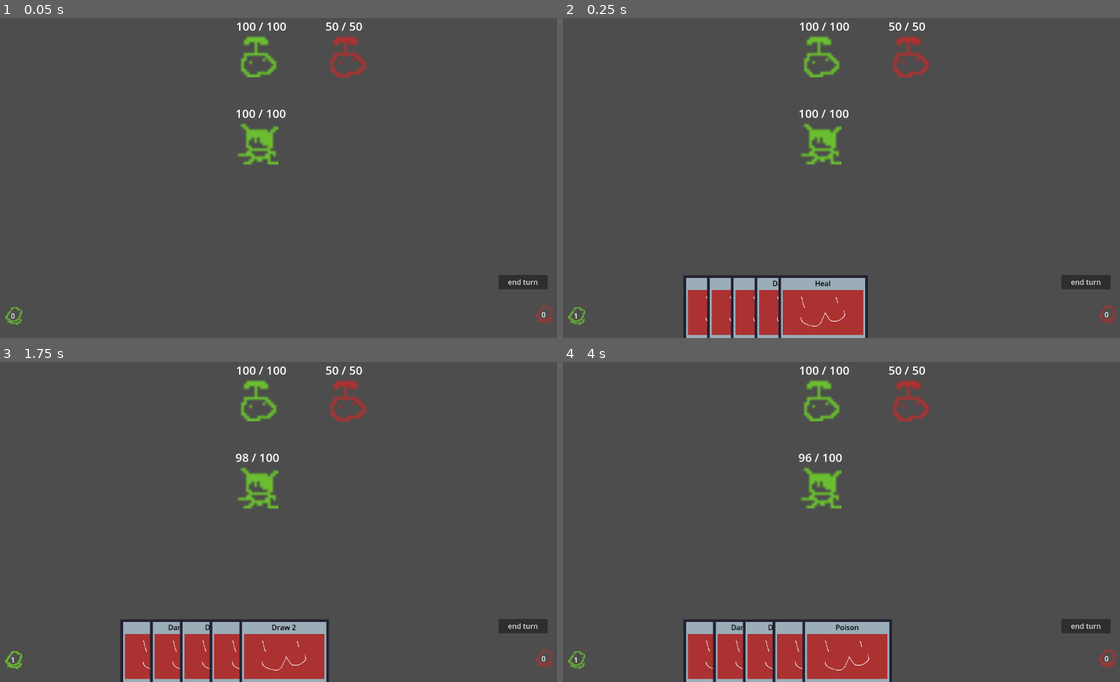
Above: before the commit, frames 1-4 (two rows, left to right).
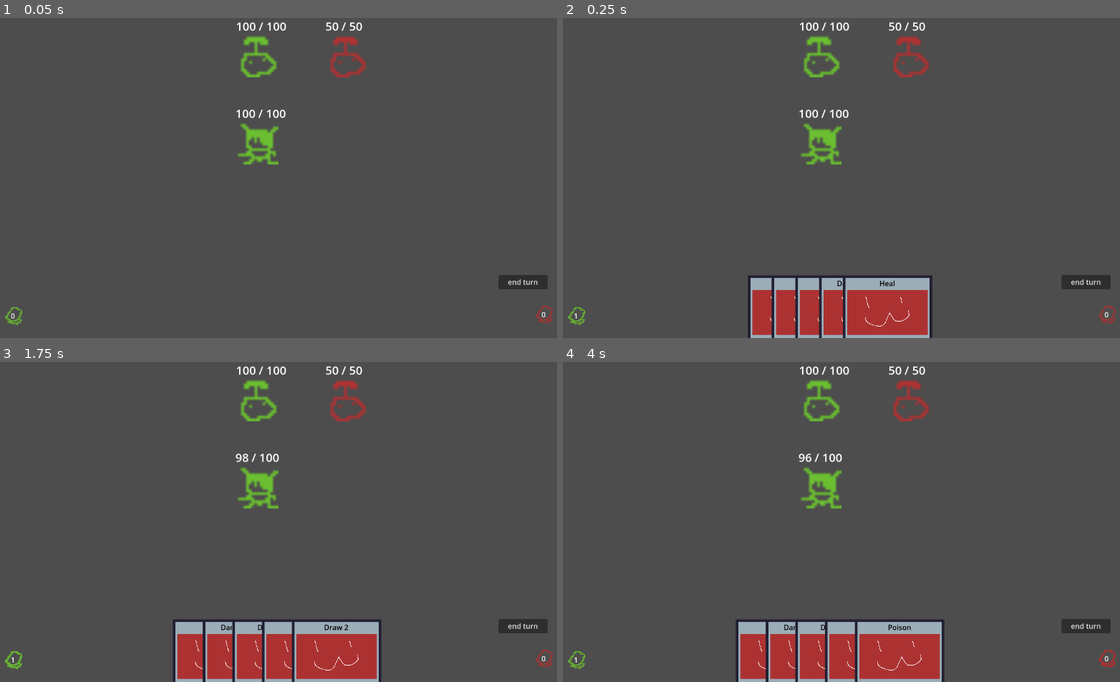
Above: after the commit, the same moments.

Repository: Saplings-Projects/1M_sub
Game: Godot game, scene res://#Scenes/TestingScene.tscn
Same seed, same stepped clock (60 frames per second), same inputs: the game is played once before the commit and once after it.
Inputs:
- Up to frame 1 (0.05 s): no input
- Up to frame 2 (0.25 s): no input
- Up to frame 3 (1.75 s): click "end turn" at 0.5 s; click "1" at 1.25 s
- Up to frame 4 (4 s): click "0" at 2 s; click "end turn" at 2.75 s; click "5" at 3.5 s

Frame 1 is identical in both runs. In frame 2, 5.8% of the frame differs, in the area x 21-67%, y 80-100%; in frame 3, 5.2%; in frame 4, 5.2%.

Commit message:
Change CardContainer and CardWorld to Control
Change from Node2D to Control, this way we can anchor the CardContainer to the bottom of the screen

Diff:
--- a/#Scenes/TestingScene.tscn
+++ b/#Scenes/TestingScene.tscn
@@ -16,8 +16,6 @@
 [node name="Player" parent="." instance=ExtResource("3_4psp7")]
 position = Vector2(595, 284)
 
-[node name="CardContainer" parent="." instance=ExtResource("3_e7sws")]
-
 [node name="CanvasLayer" type="CanvasLayer" parent="."]
 
 [node name="UIControl" type="Control" parent="CanvasLayer"]
@@ -28,6 +26,19 @@
 grow_horizontal = 2
 grow_vertical = 2
 mouse_filter = 2
+
+[node name="CardContainer" parent="CanvasLayer/UIControl" instance=ExtResource("3_e7sws")]
+layout_mode = 1
+anchors_preset = 7
+anchor_left = 0.5
+anchor_top = 1.0
+anchor_right = 0.5
+anchor_bottom = 1.0
+grow_horizontal = 2
+grow_vertical = 0
+card_hovered_offset = null
+starting_hand_size = null
+max_hand_size = null
 
 [node name="EndTurnButton" type="Button" parent="CanvasLayer/UIControl"]
 layout_mode = 1
--- a/Cards/Card.tscn
+++ b/Cards/Card.tscn
@@ -10,7 +10,9 @@
 [sub_resource type="LabelSettings" id="LabelSettings_ooxvf"]
 font_color = Color(0, 0, 0, 1)
 
-[node name="Card" type="Node2D"]
+[node name="Card" type="Control"]
+layout_mode = 3
+anchors_preset = 0
 script = ExtResource("1_4el5m")
 
 [node name="ClickHandler" type="Node" parent="."]
@@ -20,7 +22,7 @@
 script = ExtResource("6_qvt2l")
 
 [node name="CardUI" type="Control" parent="." node_paths=PackedStringArray("title_label", "description_label", "key_art")]
-layout_mode = 3
+layout_mode = 1
 anchors_preset = 8
 anchor_left = 0.5
 anchor_top = 0.5
--- a/Cards/CardContainer.gd
+++ b/Cards/CardContainer.gd
@@ -1,4 +1,4 @@
-extends Node2D
+extends Control
 class_name CardContainer
 ## Lays out cards in the player's hand and spawns new cards.
 ##
@@ -209,14 +209,6 @@
 	if cards_in_hand.size() <= 0:
 		return
 
-	var viewport_width: float = get_viewport_rect().size.x
-	var viewport_height: float = get_viewport_rect().size.y
-
-	# set container to bottom center of screen (doing every frame encase the viewport size changes)
-	position.x = viewport_width / 2
-	position.x -= total_hand_width / 2
-	position.y = viewport_height
-
 	# set spacing of each card
 	var per_card_width: float = 0
 	if cards_in_hand.size() > 1:
@@ -225,4 +217,6 @@
 		var card: CardWorld = cards_in_hand[card_index]
 		var card_x: float = per_card_width * card_index
 
+		card_x -= total_hand_width / 2.0
+
 		card.get_card_movement_component().desired_position.x = card_x
--- a/Cards/CardContainer.tscn
+++ b/Cards/CardContainer.tscn
@@ -9,9 +9,14 @@
 [ext_resource type="Resource" uid="uid://d12g33rc6c3u5" path="res://Cards/Resource/Card_Heal.tres" id="7_6wjqi"]
 [ext_resource type="Resource" uid="uid://ctx8jsvac84so" path="res://Cards/Resource/Card_Poison.tres" id="8_gbk7f"]
 
-[node name="CardContainer" type="Node2D"]
+[node name="CardContainer" type="Control"]
+layout_mode = 3
+anchors_preset = 0
 script = ExtResource("1_8wctf")
 card_scene = ExtResource("2_ytmtr")
 total_hand_width = 500.0
+card_hovered_offset = null
 card_queued_offset = 200.0
 default_deck = Array[Resource("res://Cards/CardBase.gd")]([ExtResource("3_bi3df"), ExtResource("4_14cb3"), ExtResource("5_4n0it"), ExtResource("6_56fxe"), ExtResource("7_6wjqi"), ExtResource("8_gbk7f")])
+starting_hand_size = null
+max_hand_size = null
--- a/Cards/CardWorld.gd
+++ b/Cards/CardWorld.gd
@@ -1,4 +1,4 @@
-extends Node2D
+extends Control
 class_name CardWorld
 ## Card object that exists in the world. Not to be confused with CardBase,
 ## which holds a card's data.
